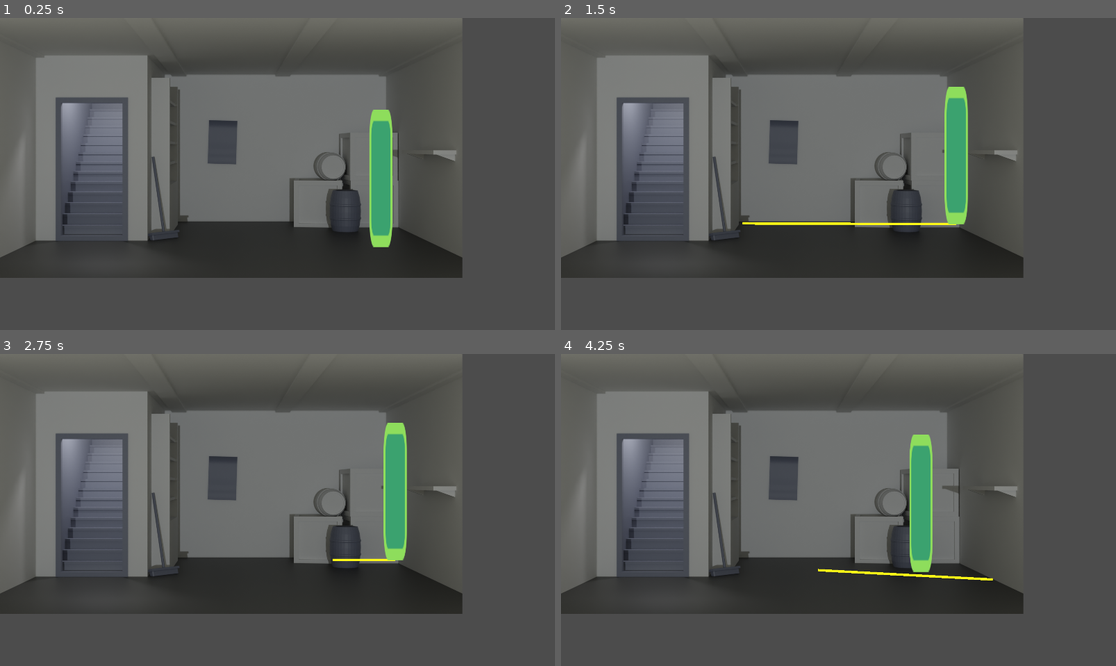
Above: before the commit, frames 1-4 (two rows, left to right).
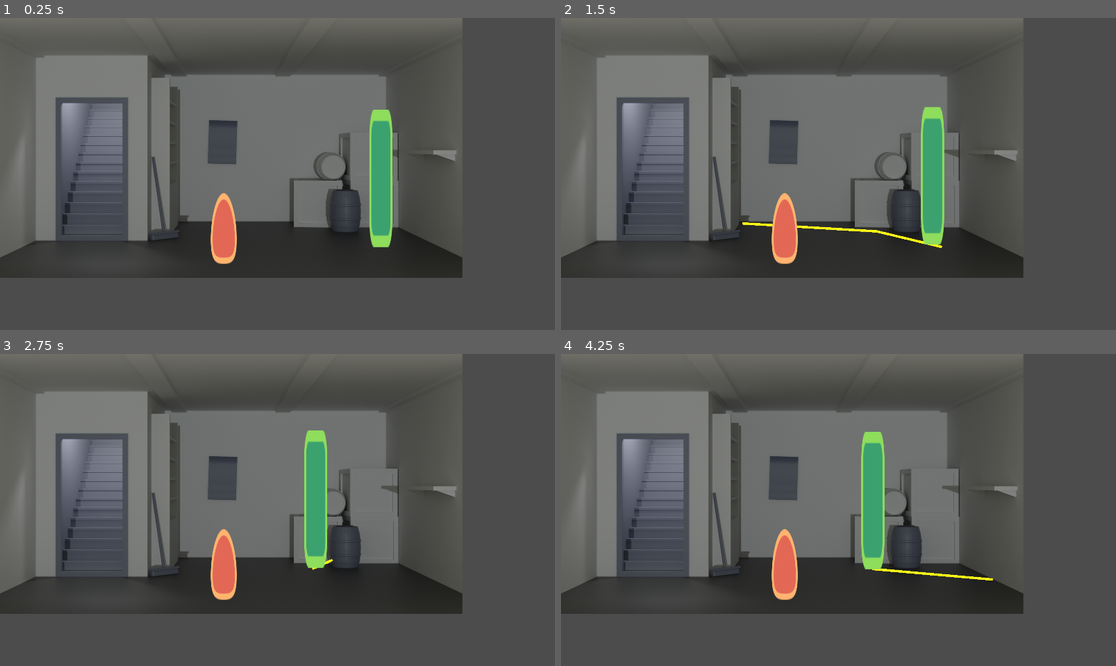
Above: after the commit, the same moments.

Repository: Drelofs/Historic_Roman
Game: Godot game, scene res://levels/demo/demo.tscn
The game is run twice, just before and just after one commit, with the same random seed, the same clock (stepped at 60 frames per second) and the same inputs.
Inputs (mouse positions are in pixels of both pictures, inside the frame that each line leads up to):
- Up to frame 1 (0.25 s): no input
- Up to frame 2 (1.5 s): tap Enter at 0.5 s; move the mouse to (960, 158) at 0.52 s; click (960, 158) at 0.67 s; move the mouse to (727, 189) at 1.27 s; click (727, 189) at 1.42 s
- Up to frame 3 (2.75 s): move the mouse to (333, 441) at 2.02 s; click (333, 441) at 2.17 s
- Up to frame 4 (4.25 s): tap Space at 2.75 s; move the mouse to (810, 572) at 2.77 s; click (810, 572) at 2.92 s; move the mouse to (1005, 556) at 3.52 s; click (1005, 556) at 3.67 s

The runs differ from the first frame. In frame 1, 0.9% of the frame differs, in the area x 37-43%, y 56-79%; in frame 2, 4.9%, in the area x 32-74%, y 22-79%; in frame 3, 4.5%; in frame 4, 4.8%.

Commit message:
character movement possible fix

Diff:
--- a/entities/Actors/Player.tscn
+++ b/entities/Actors/Player.tscn
@@ -65,8 +65,8 @@
 		moving = false
 "
 
-[sub_resource type="RectangleShape2D" id=2]
-extents = Vector2( 42, 45 )
+[sub_resource type="CapsuleShape2D" id=2]
+radius = 38.6102
 
 [node name="Player" type="KinematicBody2D"]
 script = SubResource( 1 )
@@ -77,5 +77,5 @@
 texture = ExtResource( 1 )
 
 [node name="CollisionShape2D" type="CollisionShape2D" parent="."]
-position = Vector2( 0, -45 )
+position = Vector2( 0, -48.0918 )
 shape = SubResource( 2 )
--- a/levels/demo/demo.gd
+++ b/levels/demo/demo.gd
@@ -11,6 +11,6 @@
 	if event.button_index != BUTTON_LEFT or not event.pressed:
 		return
 
-	var new_path : = nav_2d.get_simple_path(character.global_position, get_global_mouse_position())
+	var new_path : = nav_2d.get_simple_path(character.global_position, get_global_mouse_position(), false)
 	line_2d.points = new_path
 	character.path = new_path
--- a/levels/demo/demo.tscn
+++ b/levels/demo/demo.tscn
@@ -1,14 +1,22 @@
-[gd_scene load_steps=6 format=2]
+[gd_scene load_steps=9 format=2]
 
 [ext_resource path="res://entities/Actors/Player.tscn" type="PackedScene" id=1]
 [ext_resource path="res://sprites/demo_room.png" type="Texture" id=2]
 [ext_resource path="res://levels/demo/demo.gd" type="Script" id=3]
 [ext_resource path="res://Interface/Pausescreen.tscn" type="PackedScene" id=4]
+[ext_resource path="res://sprites/enemy.png" type="Texture" id=5]
 
 [sub_resource type="NavigationPolygon" id=1]
-vertices = PoolVector2Array( 1151.79, 936.203, 1641.67, 856.314, 1912.99, 1001.02, 1065.87, 978.409, 1912.99, 1073.37, 7.71579, 1071.86, 6.20845, 1001.02, 955.833, 960.321, 1017.63, 925.652, 149.406, 930.174, 720.688, 928.667, 945.282, 912.086, 753.849, 853.3, 990.502, 875.91 )
-polygons = [ PoolIntArray( 0, 1, 2, 3 ), PoolIntArray( 2, 4, 5, 6, 3 ), PoolIntArray( 7, 8, 3 ), PoolIntArray( 7, 3, 6, 9, 10 ), PoolIntArray( 11, 7, 10, 12 ), PoolIntArray( 13, 11, 12 ), PoolIntArray( 13, 12, 1 ), PoolIntArray( 13, 1, 0 ) ]
-outlines = [ PoolVector2Array( 7.71579, 1071.86, 6.20845, 10 …(93 unchanged characters)… , 1912.99, 1073.37 ), PoolVector2Array( 945.282, 912.086, 955.833, 960.321, 1017.63, 925.652, 1065.87, 978.409, 1151.79, 936.203, 990.502, 875.91 ) ]
+vertices = PoolVector2Array( 753.849, 853.3, 1641.67, 856.314, 979.174, 916.212, 880.747, 930.566, 720.688, 928.667, 1912.99, 1001.02, 1912.99, 1073.37, 7.71579, 1071.86, 973.022, 1026.94, 149.406, 930.174, 888.95, 1022.84, 6.20845, 1001.02 )
+polygons = [ PoolIntArray( 0, 1, 2 ), PoolIntArray( 0, 2, 3, 4 ), PoolIntArray( 5, 6, 7, 8 ), PoolIntArray( 9, 4, 3, 10, 7, 11 ), PoolIntArray( 8, 2, 1, 5 ), PoolIntArray( 10, 8, 7 ) ]
+outlines = [ PoolVector2Array( 7.71579, 1071.86, 6.20845, 10 …(93 unchanged characters)… , 1912.99, 1073.37 ), PoolVector2Array( 880.747, 930.566, 888.95, 1022.84, 973.022, 1026.94, 979.174, 916.212 ) ]
+
+[sub_resource type="CapsuleShape2D" id=2]
+radius = 46.038
+height = 5.52722
+
+[sub_resource type="RectangleShape2D" id=3]
+extents = Vector2( 1089.23, 467.884 )
 
 [node name="root" type="Node2D"]
 script = ExtResource( 3 )
@@ -38,3 +46,39 @@
 
 [node name="Line2D" type="Line2D" parent="."]
 default_color = Color( 1, 0.984314, 0.0941176, 1 )
+
+[node name="Object" type="StaticBody2D" parent="."]
+position = Vector2( -75.8754, 57.3691 )
+
+[node name="Sprite" type="Sprite" parent="Object"]
+position = Vector2( 1004.77, 817.143 )
+scale = Vector2( 1, 3.13874 )
+texture = ExtResource( 5 )
+
+[node name="CollisionShape2D" type="CollisionShape2D" parent="Object"]
+position = Vector2( 1007.02, 915.847 )
+shape = SubResource( 2 )
+
+[node name="StaticBody2D" type="StaticBody2D" parent="."]
+
+[node name="CollisionShape2D" type="CollisionShape2D" parent="StaticBody2D"]
+position = Vector2( 961.312, 329.839 )
+shape = SubResource( 3 )
+
+[node name="StaticBody2D2" type="StaticBody2D" parent="."]
+
+[node name="CollisionShape2D" type="CollisionShape2D" parent="StaticBody2D2"]
+position = Vector2( 973.296, 1544.17 )
+shape = SubResource( 3 )
+
+[node name="StaticBody2D3" type="StaticBody2D" parent="."]
+
+[node name="CollisionShape2D" type="CollisionShape2D" parent="StaticBody2D3"]
+position = Vector2( 2387.35, 948.987 )
+rotation = -1.5708
+shape = SubResource( 3 )
+
+[node name="CollisionShape2D2" type="CollisionShape2D" parent="StaticBody2D3"]
+position = Vector2( -468.72, 873.091 )
+rotation = -1.5708
+shape = SubResource( 3 )
Binary file added: sprites/enemy.png
Not shown, added: sprites/enemy.png.import
